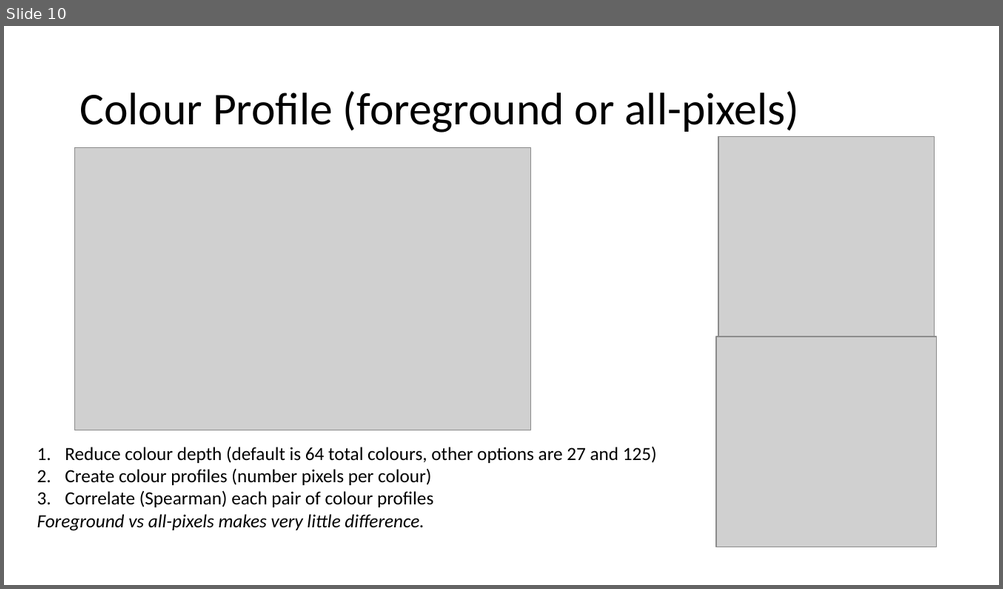
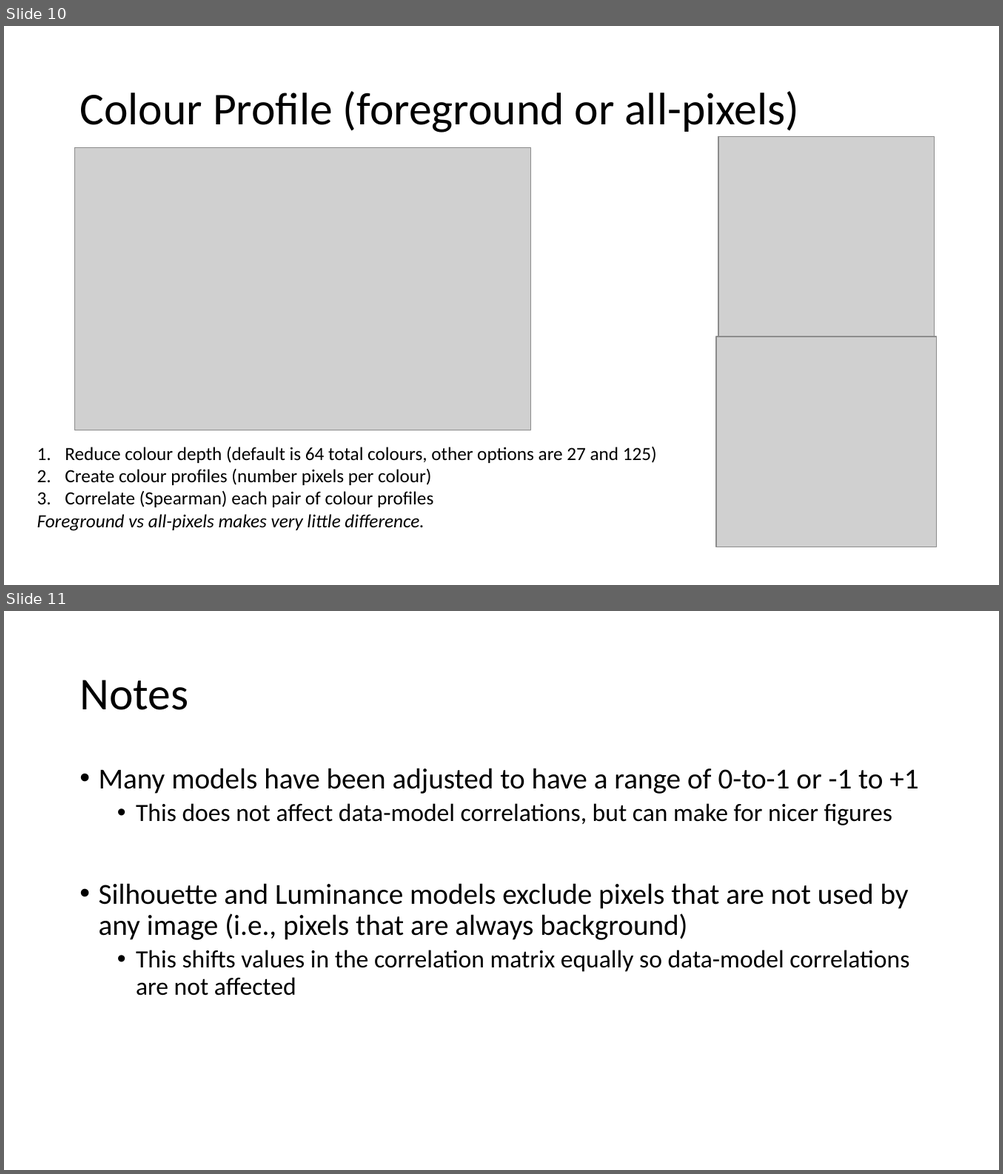
Before and after one commit to CulhamLab/BV-Scripts, a slide deck: RSA/Auxiliary Scripts/Image_Based_Models.pptx. Shown one above the other, each under a label of ours: slide 10 before the commit, slides 10 and 11 after it. The pictures are 1003x589 and 1003x1174 pixels, drawn with LibreOffice and Linux fonts; fonts in the diff are those of the drawing; grey boxes stand for pictures. Boxes give left, top, right and bottom in pixels: in the first picture for what was removed or moved away, otherwise in the second. Text is boxed around its words. In the diff, an @@ line names an element or a change of style, - is before the commit and + after.

```diff
--- a/RSA/Auxiliary Scripts/Image_Based_Models.pptx
+++ b/RSA/Auxiliary Scripts/Image_Based_Models.pptx
@@ slide 11 added at box(4, 611, 999, 1170), background #FFFFFF @@
@@ title added at box(79, 680, 188, 710), 44 pt, text #000000 @@
+Notes
@@ text added at box(99, 768, 918, 996), 28 pt, text #000000 @@
+• Many models have been adjusted to have a range of 0-to-1 or -1 to +1
+  • This does not affect data-model correlations, but can make for nicer figures
+• Silhouette and Luminance models exclude pixels that are not used by any image (i.e., pixels that are always background)
+  • This shifts values in the correlation matrix equally so data-model correlations are not affected
```
Also in this commit, not shown: 1 slide changed.
